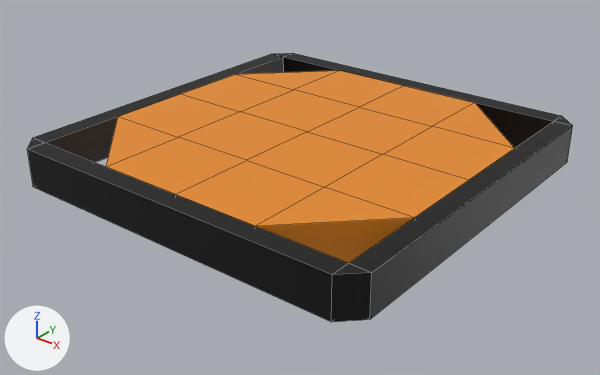
The Blender file assets/blender/jumpplate.blend as it was, and as the next commit left it.
Before and after are seen from a 50 mm camera at (2.38, -3.03, 1.66) aimed at (0.02, -0.09, -0.17). Lighting does not change. The marker at lower left points along +X, +Y and +Z. The older version comes first. Mesh edges are drawn as thin lines.

The scene before the commit, as lines of its bpy script (objects in view):
```python
me_cube_002 = bpy.data.meshes.new('Cube.002')
me_cube_002.from_pydata(...)  # a box spanning x -10.0..-9.0, y -0.9..0.9, z -0.1..0.1
me_cube_002.materials.append(mat_black)  # black #000000
me_cube_003 = bpy.data.meshes.new('Cube.003')
me_cube_003.from_pydata(...)  # a box spanning x -10.0..-9.0, y -0.9..0.9, z -0.1..0.1
me_cube_003.materials.append(mat_black)  # black #000000
me_cube_007 = bpy.data.meshes.new('Cube.007')
me_cube_007.from_pydata([(0.9, 0.9, -0.1), (0.9, 0.9, 0.1), (0.9, 1.0, -0.1), (0.9, 1.0, 0.1), (1.0, 0.9, -0.1), (1.0, 0.9, 0.1)], [], [(0, 1, 3, 2), (4, 5, 1, 0), (2, 3, 5, 4), (1, 5, 3), (0, 2, 4)])
me_cube_007.materials.append(mat_black)  # black #000000
ob_cube = bpy.data.objects.new('Cube', me_cube_002)
ob_cube.location = (0.0, 0.0, 0.0)
ob_cube.scale = (0.1, 1.0, 1.0)
ob_cube_001 = bpy.data.objects.new('Cube.001', me_cube_003)
ob_cube_001.location = (0.0, 0.0, 0.0)
ob_cube_001.rotation_euler = (0.0, 0.0, -1.571)  # degrees (0, 0, -90)
ob_cube_001.scale = (0.1, 1.0, 1.0)
ob_cube_004 = bpy.data.objects.new('Cube.004', me_cube_007)
ob_cube_004.location = (0.0, 0.0, 0.0)
ob_cube_004.rotation_euler = (0.0, 0.0, -1.571)  # degrees (0, 0, -90)
# also in view: 'Cube.003' at (0.0, -0.95, 0.0); 'GroundCube' at (0.0, 0.0, 0.0); 'Cube.002' at (0.95, 0.0, 0.0)
```
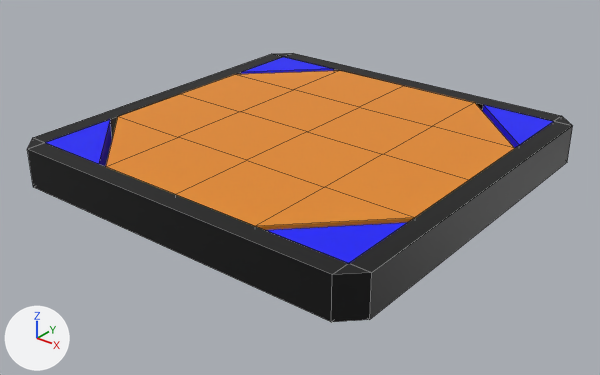
Where the change shows, as pixel boxes (x1, y1, x2, y2) in the pictures (600 x 375 px):
'Cube.008', added (blue)
    after: (266, 222, 408, 263)
'Cube.011', added (blue)
    after: (45, 119, 112, 167)
'Cube.009', added (blue)
    after: (483, 105, 554, 148)
'Cube.010', added (blue)
    after: (241, 57, 334, 74)

What changed in the scene script:
```text
Add mat_blue:
    mat_blue = principled_material('Blue')
    mat_blue.base_color = (0.0, 0.0, 1.0)  # blue #0000ff
Add me_cube_012:
    me_cube_012.from_pydata([(1.25, -2.25, -0.1), (1.25, -2.25, 0.1), (2.25, -2.25, -0.1), (2.25, -2.25, 0.1), (2.25, -1.25, -0.1), (2.25, -1.25, 0.1)], [], [(4, 5, 3, 2), (2, 3, 1, 0), (3, 5, 1), (2, 0, 4), (0, 1, 5, 4)])
    me_cube_012.materials.append(mat_blue)  # blue #0000ff
Add ob_cube_011:
    ob_cube_011 = bpy.data.objects.new('Cube.011', me_cube_012)
    ob_cube_011.location = (0.0, 0.0, 0.0)
    ob_cube_011.rotation_euler = (0.0, 0.0, 4.712)  # degrees (0, 0, 270)
    ob_cube_011.scale = (0.4, 0.4, 1.0)
Add ob_cube_010:
    ob_cube_010 = bpy.data.objects.new('Cube.010', me_cube_012.copy())
    ob_cube_010.location = (0.0, 0.0, 0.0)
    ob_cube_010.rotation_euler = (0.0, 0.0, 3.142)  # degrees (0, 0, 180)
    ob_cube_010.scale = (0.4, 0.4, 1.0)
Add ob_cube_009:
    ob_cube_009 = bpy.data.objects.new('Cube.009', me_cube_012.copy())
    ob_cube_009.location = (0.0, 0.0, 0.0)
    ob_cube_009.rotation_euler = (0.0, 0.0, 1.571)  # degrees (0, 0, 90)
    ob_cube_009.scale = (0.4, 0.4, 1.0)
Add ob_cube_008:
    ob_cube_008 = bpy.data.objects.new('Cube.008', me_cube_012.copy())
    ob_cube_008.location = (0.0, 0.0, 0.0)
    ob_cube_008.scale = (0.4, 0.4, 1.0)
```
